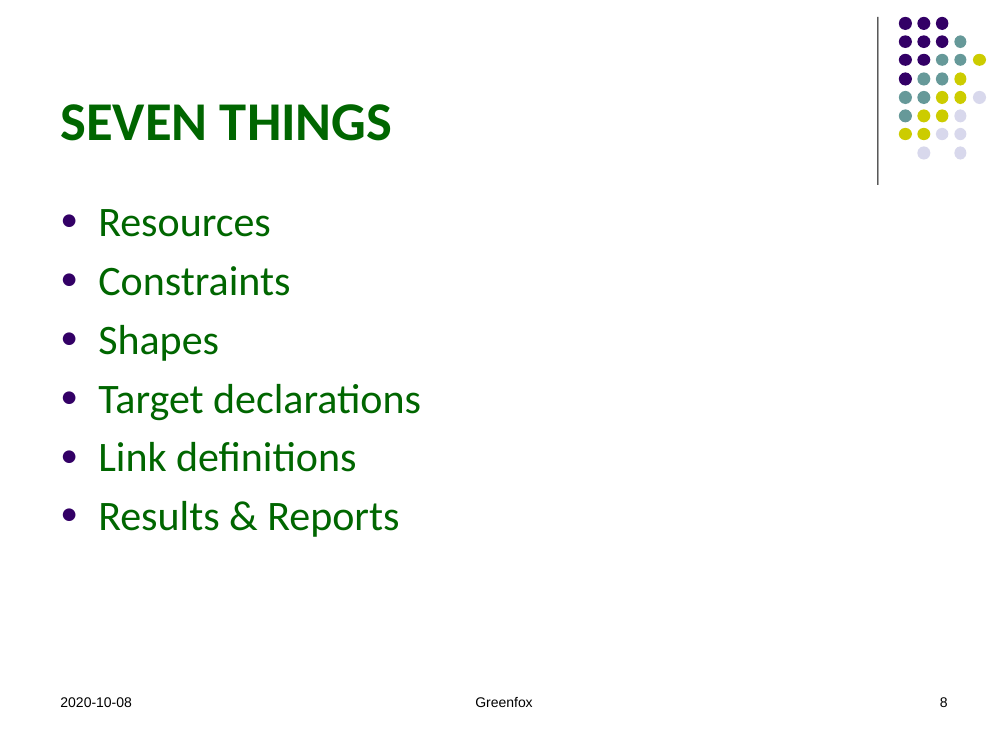
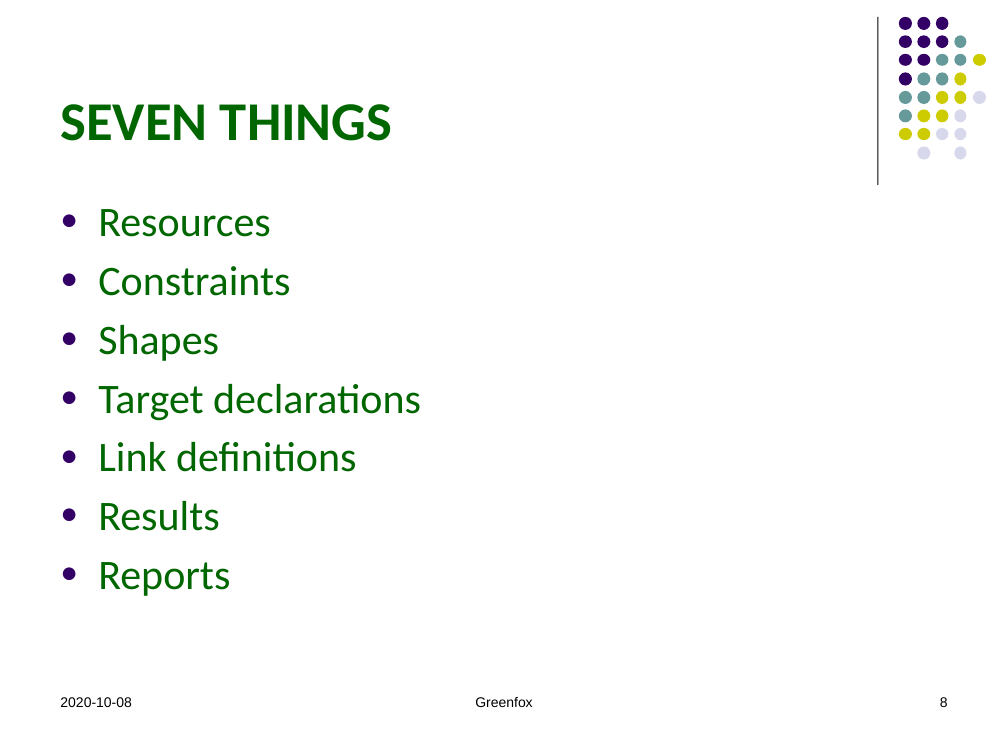
Before and after one commit to hrennau/greenfox, a slide deck: slide 8 of declarative-amsterdam-2020/an-introduction-to-greenfox/an-introduction-to-greenfox.pptx. Drawn at 1008x756 pixels with LibreOffice and Linux fonts; fonts in the diff are those of the drawing. Boxes give left, top, right and bottom in pixels: in the first picture for what was removed or moved away, otherwise in the second. Text is boxed around its words. In the diff, an @@ line names an element or a change of style, - is before the commit and + after.

```diff
--- a/declarative-amsterdam-2020/an-introduction-to-greenfox/an-introduction-to-greenfox.pptx
+++ b/declarative-amsterdam-2020/an-introduction-to-greenfox/an-introduction-to-greenfox.pptx
@@ text at [98, 501, 230, 596]: text changed @@
-● Results & Reports
+● Results
+● Reports
```
Also in this commit, not shown: 11 other slides changed.
